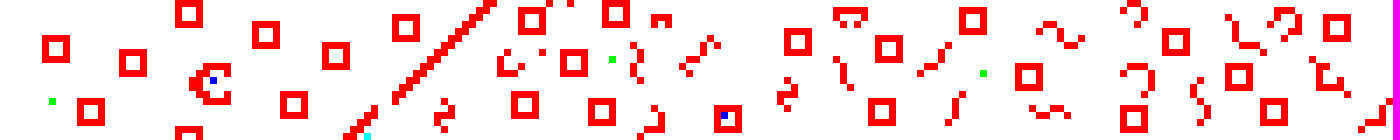
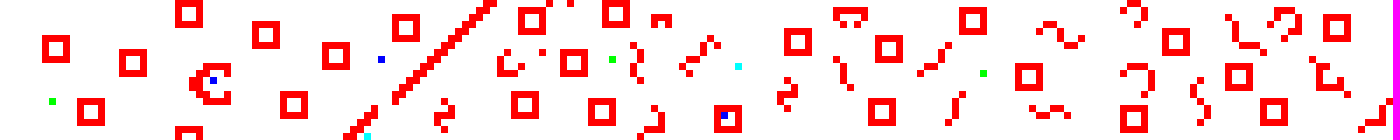
Revision of a layered 1400px x 140px image; what changed, layer by layer:
painted on "Calque" over [378, 56, 742, 70]
